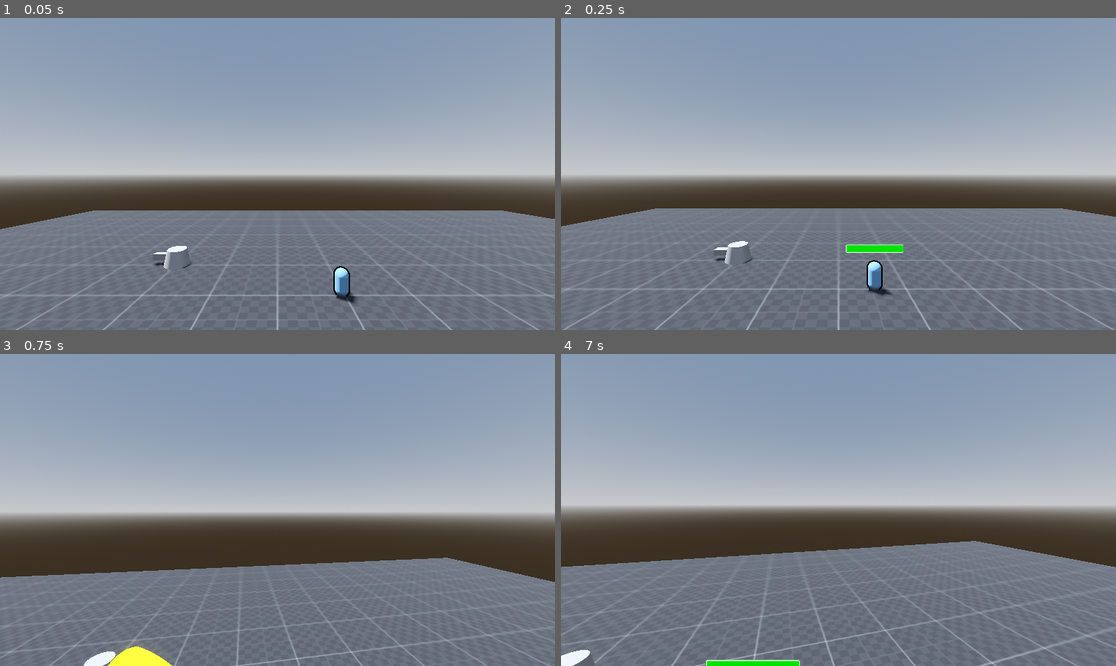
Above: before the commit, frames 1-4 (two rows, left to right).
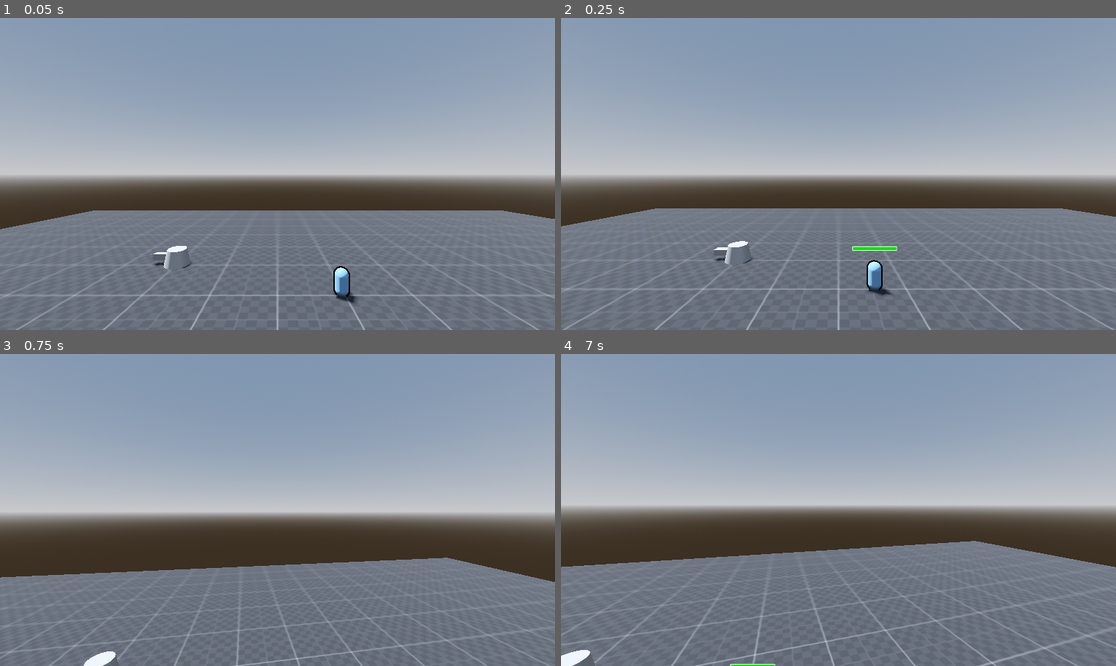
Above: after the commit, the same moments.

Repository: Acux-Dev/tdmonsters
Game: Godot game, scene res://Scenes/Terrain/testTerrain.tscn
Same seed, same stepped clock (60 frames per second), same inputs: the game is played once before the commit and once after it. The project has no main scene, so this scene is started directly.
Inputs (mouse positions are in pixels of both pictures, inside the frame that each line leads up to):
- Up to frame 1 (0.05 s): no input
- Up to frame 2 (0.25 s): no input
- Up to frame 3 (0.75 s): tap Enter (ui_accept) at 0.5 s; move the mouse to (305, 510) at 0.52 s; press the mouse at (305, 510) at 0.53 s; hold W (forward) from 0.53 s (still down)
- Up to frame 4 (7 s): tap Enter (ui_accept) at 0.77, 1.52, 2.75, 3.02, 3.77, 4.52, 5.75, 6.02, 6.77 s; move the mouse to (810, 510) at 1.27 s; release the mouse at (810, 510) at 1.28 s; tap Ctrl (crouch) at 1.35 s; click (810, 510) at 1.42 s; move the mouse to (849, 503) at 2.02 s; hold Alt (free_look) 2.03-2.78 s; click (849, 503) at 2.17 s; move the mouse to (832, 516) at 2.77 s; tap Shift (sprint) at 2.85 s; click (832, 516) at 2.92 s; tap F1 (debug_reset) at 3.5, 6.5 s; move the mouse to (877, 513) at 3.52 s; tap O at 3.6 s; click (877, 513) at 3.67 s; move the mouse to (794, 506) at 4.27 s; tap U at 4.35 s; click (794, 506) at 4.42 s; move the mouse to (844, 510) at 5.02 s; tap Tab at 5.1 s; click (844, 510) at 5.17 s; move the mouse to (816, 503) at 5.77 s; release W (forward) at 5.78 s; hold D (right) 5.78-6.53 s; click (816, 503) at 5.85 s; move the mouse to (866, 510) at 6.52 s; hold W (forward) from 6.53 s (still down); hold Ctrl (crouch) from 6.53 s (still down); click (866, 510) at 6.67 s

Frame 1 is identical in both runs. In frame 2, 0.2% of the frame differs, in the area x 51-62%, y 72-76%; in frame 3, 0.5%, in the area x 19-32%, y 93-100%; in frame 4, 0.3%.

Commit message:
Feat: healthbars with fixed size
TODO: show healthbar when hover and third person movement

Diff:
--- /dev/null
+++ b/Materials/Shaders/outline_shader_selected.tres
@@ -0,0 +1,7 @@
+[gd_resource type="StandardMaterial3D" format=3 uid="uid://dccwpkvajo3uf"]
+
+[resource]
+cull_mode = 1
+shading_mode = 0
+grow = true
+grow_amount = 0.1
--- /dev/null
+++ b/Materials/Shaders/perfect_outline_shader.gdshader
@@ -0,0 +1,23 @@
+shader_type spatial;
+render_mode cull_front, unshaded;
+
+uniform vec4 outline_color : source_color;
+uniform float outline_width = 1.0;
+
+void vertex() {
+	vec4 clip_position = PROJECTION_MATRIX * (MODELVIEW_MATRIX * vec4(VERTEX, 1.0));
+	vec3 clip_normal = mat3(PROJECTION_MATRIX) * (mat3(MODELVIEW_MATRIX) * NORMAL);
+
+	vec2 offset = normalize(clip_normal.xy) / VIEWPORT_SIZE * clip_position.w * outline_width * 2.0;
+
+	clip_position.xy += offset;
+
+	POSITION = clip_position;
+}
+
+void fragment() {
+	ALBEDO = outline_color.rgb;
+	if (outline_color.a < 1.0) {
+		ALPHA = outline_color.a;
+	}
+}
--- a/Scenes/Assets/EnemyInfo/enemy_info.tscn
+++ b/Scenes/Assets/EnemyInfo/enemy_info.tscn
@@ -9,15 +9,15 @@
 
 [sub_resource type="StyleBoxFlat" id="StyleBoxFlat_uv00t"]
 bg_color = Color(0, 0, 0.101961, 1)
-border_width_left = 2
-border_width_top = 2
-border_width_right = 2
-border_width_bottom = 2
+border_width_left = 1
+border_width_top = 1
+border_width_right = 1
+border_width_bottom = 1
 border_color = Color(1, 1, 1, 1)
-corner_radius_top_left = 2
-corner_radius_top_right = 2
-corner_radius_bottom_right = 2
-corner_radius_bottom_left = 2
+corner_radius_top_left = 1
+corner_radius_top_right = 1
+corner_radius_bottom_right = 1
+corner_radius_bottom_left = 1
 expand_margin_left = 1.0
 expand_margin_top = 1.0
 expand_margin_right = 1.0
@@ -25,48 +25,49 @@
 
 [sub_resource type="StyleBoxFlat" id="StyleBoxFlat_l1khv"]
 bg_color = Color(0, 0.807292, 0, 1)
-border_width_left = 2
-border_width_top = 2
-border_width_bottom = 2
+border_width_left = 1
+border_width_top = 1
+border_width_bottom = 1
 border_color = Color(1, 1, 1, 1)
-corner_radius_top_left = 2
-corner_radius_top_right = 2
-corner_radius_bottom_right = 2
-corner_radius_bottom_left = 2
+corner_radius_top_left = 1
+corner_radius_top_right = 1
+corner_radius_bottom_right = 1
+corner_radius_bottom_left = 1
 expand_margin_left = 1.0
 expand_margin_top = 1.0
 expand_margin_bottom = 1.0
 
 [node name="EnemyInfo" type="Sprite3D"]
 billboard = 1
+fixed_size = true
 texture = SubResource("ViewportTexture_mpbrm")
 script = ExtResource("1_inqfa")
 
 [node name="SubViewport" type="SubViewport" parent="."]
 transparent_bg = true
-size = Vector2i(220, 40)
+size = Vector2i(60, 40)
 
 [node name="Panel" type="Panel" parent="SubViewport"]
-custom_minimum_size = Vector2(220, 40)
 anchors_preset = 15
 anchor_right = 1.0
 anchor_bottom = 1.0
 grow_horizontal = 2
 grow_vertical = 2
 size_flags_horizontal = 4
+size_flags_vertical = 4
 theme_override_styles/panel = SubResource("StyleBoxEmpty_70ent")
 
 [node name="ProgressBar" type="ProgressBar" parent="SubViewport/Panel"]
 layout_mode = 1
 anchors_preset = -1
-anchor_left = 0.023
+anchor_left = 0.045
 anchor_top = 0.5
-anchor_right = 0.982
+anchor_right = 0.955
 anchor_bottom = 0.5
-offset_left = -0.0600004
-offset_top = -13.0
-offset_right = -0.0400085
-offset_bottom = 14.0
+offset_left = 0.0999994
+offset_top = -2.0
+offset_right = -0.100006
+offset_bottom = 2.0
 grow_horizontal = 2
 grow_vertical = 2
 theme_override_constants/outline_size = 5
--- a/Scenes/Enemies/TestingEnemies/bloon_1.gd
+++ b/Scenes/Enemies/TestingEnemies/bloon_1.gd
@@ -2,6 +2,12 @@
 
 @export var speed = 2
 @export var health = 100
+
+@export var mesh : MeshInstance3D
+@export var outline_material : Material
+@export var selection_material : Material
+
+var selected := false
 
 @onready var Path : PathFollow3D = get_parent()
 
@@ -21,3 +27,20 @@
 	$EnemyInfo.take_damage(bullet_damage)
 	if health <= 0:
 		queue_free()
+
+func _on_static_body_3d_mouse_entered():
+	if not selected:
+		mesh.material_overlay = outline_material
+
+func _on_static_body_3d_mouse_exited():
+	if not selected:
+		mesh.material_overlay = null
+
+func _on_static_body_3d_input_event(camera, event, event_position, normal, shape_idx):
+	if event is InputEventMouseButton:
+		if event.button_index == MOUSE_BUTTON_LEFT and event.pressed and !event.is_echo():
+			selected = not selected
+			if selected:
+				mesh.material_overlay = selection_material
+			else:
+				mesh.material_overlay = outline_material
--- a/Scenes/Player/Player.tscn
+++ b/Scenes/Player/Player.tscn
@@ -10,7 +10,7 @@
 height = 1.2
 
 [node name="Player" type="CharacterBody3D"]
-collision_layer = 2
+collision_layer = 3
 collision_mask = 2
 script = ExtResource("1_wu2ko")
 
--- a/Scenes/Towers/SimpleTower/simple_tower.gd
+++ b/Scenes/Towers/SimpleTower/simple_tower.gd
@@ -22,7 +22,6 @@
 	var temp_bullet = bullet.instantiate()
 	temp_bullet.target = current_target
 	temp_bullet.bullet_damage = bullet_damage
-	temp_bullet.transform.basis = $TowerBody/RotationPoint/temp_front_look/AimingPoint.global_transform.basis
 	get_node("BulletContainer").add_child(temp_bullet)
 	temp_bullet.global_position = $TowerBody/RotationPoint/temp_front_look/AimingPoint.global_position
 
